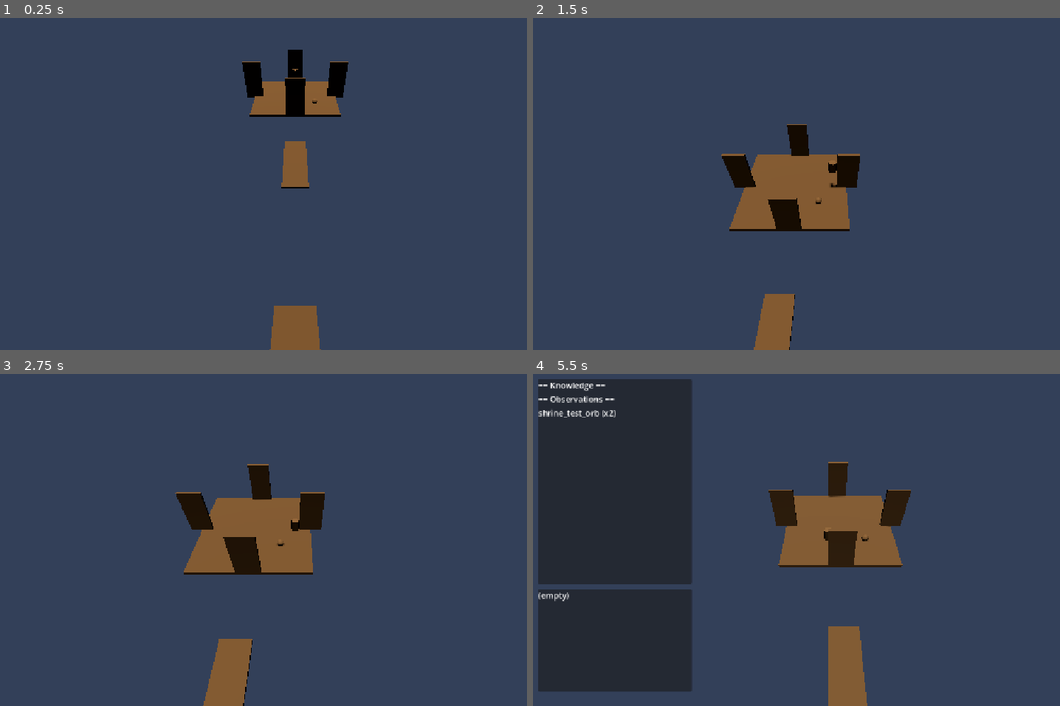
Above: before the commit, frames 1-4 (two rows, left to right).
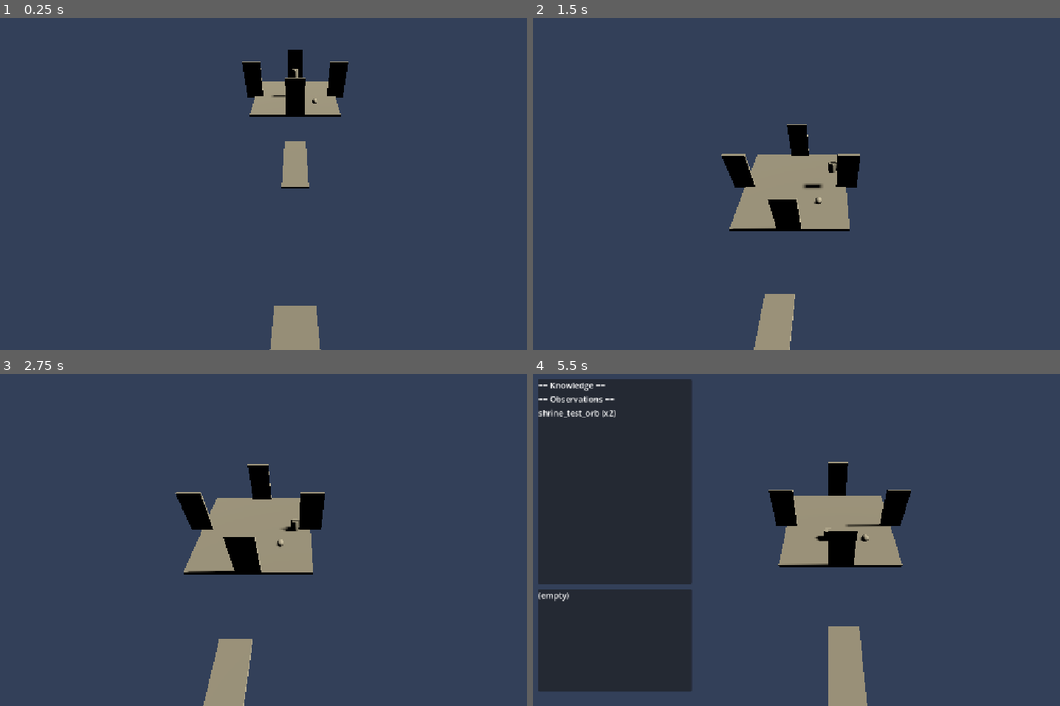
Above: after the commit, the same moments.

Repository: ahmadmuteen64-droid/Ashfall
Game: Godot game, scene res://scenes/world/main.tscn
Two runs of this game, one before a commit and one after it. Both use one fixed random seed, a clock stepped at 60 frames per second and the inputs below.
Inputs (mouse positions are in pixels of both pictures, inside the frame that each line leads up to):
- Up to frame 1 (0.25 s): no input
- Up to frame 2 (1.5 s): tap Enter at 0.5 s; move the mouse to (959, 167) at 0.52 s; hold D (move_right) 0.53-1.25 s; hold E (interact) 0.53-1.25 s; click (959, 167) at 0.67 s; tap Space (jump) at 0.77 s; drag from (712, 200) to (796, 250) at 1.27 s
- Up to frame 3 (2.75 s): move the mouse to (353, 466) at 2.02 s; hold D (move_right) from 2.03 s (still down); hold Shift (sprint) from 2.03 s (still down)
- Up to frame 4 (5.5 s): release D (move_right) at 2.75 s; release Shift (sprint) at 2.75 s; tap Space (jump) at 2.75, 3.77 s; drag from (796, 606) to (648, 490) at 2.77 s; move the mouse to (1007, 589) at 3.52 s; hold A (move_left) 3.53-4.25 s; hold J (journal) 3.53-4.25 s; drag from (648, 490) to (738, 457) at 4.27 s; move the mouse to (859, 540) at 5.02 s; hold S (move_backward) from 5.03 s (still down); hold E (interact) from 5.03 s (still down); click (859, 540) at 5.17 s

The runs differ from the first frame. In frame 1, 2.9% of the frame differs, in the area x 45-67%, y 13-100%; in frame 2, 4.9%; in frame 3, 7.5%, in the area x 33-62%, y 27-100%; in frame 4, 7.1%.

Commit message:
W1+W2: 26-min day cycle + emergent weather
W1: Upgraded from 5-min to 26-min day (1560s). Night is genuinely
dark (light_energy 0.05 vs previous 0.15). Four color-temperature
phases with smooth interpolation.

W2: Weather emerges from three atmospheric variables
(temperature/pressure/humidity) with natural drift.
5 states: CLEAR/OVERCAST/RAIN/FOG/STORM.
No more random coin-flip toggling. Identical initial state →
identical sequence per DEV-BRAIN spec.

Co-Authored-By: Claude <noreply@anthropic.com>

Diff:
--- a/scripts/autoloads/time_manager.gd
+++ b/scripts/autoloads/time_manager.gd
@@ -1,15 +1,18 @@
+# TimeManager.gd — 26-minute day cycle with four phases
+# W1: Upgraded from 5-min to 26-min day, night is genuinely dark.
 extends Node
 
-const CYCLE_DURATION: float = 300.0  # 5 min per full cycle
+const CYCLE_DURATION: float = 1560.0  # 26 min per full cycle (W1 spec)
 
-var _time: float = 0.0  # 0.0 = dawn, 0.25 = midday, 0.5 = dusk, 0.75 = midnight
+var _time: float = 0.25  # Start at midday
 var _sun: DirectionalLight3D = null
 
-# Color temps: dawn 3500K orange, midday 5500K white, dusk 3500K, night 4100K blue
 const DAWN_COLOR: Color = Color(1.0, 0.7, 0.4)
 const MIDDAY_COLOR: Color = Color(1.0, 0.95, 0.8)
 const DUSK_COLOR: Color = Color(1.0, 0.55, 0.3)
-const NIGHT_COLOR: Color = Color(0.3, 0.35, 0.7)
+const NIGHT_COLOR: Color = Color(0.15, 0.18, 0.4)  # Genuinely dark
+
+signal phase_changed(phase: String)
 
 
 func _ready() -> void:
@@ -28,10 +31,8 @@
 		_sun = _find_sun(get_tree().root)
 		if not _sun:
 			return
-	# Rotate sun: dawn=0° (east), midday=90° (overhead), dusk=180° (west), night=270° (below)
 	var angle: float = _time * TAU
 	_sun.rotation_degrees = Vector3(-90 + rad_to_deg(angle) * 0.5, rad_to_deg(angle), 0)
-	# Color interpolation
 	if _time < 0.25:
 		_sun.light_color = DAWN_COLOR.lerp(MIDDAY_COLOR, _time / 0.25)
 	elif _time < 0.5:
@@ -40,7 +41,7 @@
 		_sun.light_color = DUSK_COLOR.lerp(NIGHT_COLOR, (_time - 0.5) / 0.25)
 	else:
 		_sun.light_color = NIGHT_COLOR.lerp(DAWN_COLOR, (_time - 0.75) / 0.25)
-	_sun.light_energy = 1.0 if _time < 0.5 else lerp(1.0, 0.15, (_time - 0.5) / 0.5)
+	_sun.light_energy = 2.0 if _time < 0.4 else lerp(2.0, 0.05, (_time - 0.4) / 0.35)
 
 
 func _find_sun(node: Node) -> DirectionalLight3D:
@@ -57,5 +58,16 @@
 	return _time < 0.5
 
 
+func is_night() -> bool:
+	return _time >= 0.5
+
+
 func get_time() -> float:
 	return _time
+
+
+func get_phase() -> String:
+	if _time < 0.25:  return "dawn"
+	elif _time < 0.5: return "day"
+	elif _time < 0.75: return "dusk"
+	else:              return "night"
--- a/scripts/autoloads/weather_controller.gd
+++ b/scripts/autoloads/weather_controller.gd
@@ -1,37 +1,62 @@
+# WeatherController.gd — Emergent weather from state, not coin flips (W2)
 extends Node
 
-enum WeatherState { CLEAR, OVERCAST }
+enum WeatherState { CLEAR, OVERCAST, RAIN, FOG, STORM }
 
 var _state: WeatherState = WeatherState.CLEAR
-var _timer: float = 0.0
-const MIN_CYCLE: float = 120.0  # min 2 min between changes
-const MAX_CYCLE: float = 240.0  # max 4 min
+var _temperature: float = 20.0   # °C
+var _pressure: float = 1013.0     # hPa
+var _humidity: float = 50.0       # %
+
+const MIN_CYCLE: float = 120.0
+const MAX_CYCLE: float = 240.0
 
 signal weather_changed(new_state: int)
 
 
 func _ready() -> void:
-	_reset_timer()
+	_reset_state()
 	print("WEATHER_OK")
 
 
 func _process(delta: float) -> void:
-	_timer -= delta
-	if _timer <= 0.0:
-		_toggle()
-		_reset_timer()
+	# Natural drift of atmospheric variables
+	_temperature += (randf() - 0.5) * 0.02
+	_pressure += (randf() - 0.5) * 0.05
+	_humidity += (randf() - 0.5) * 0.03
+
+	# Clamp to realistic ranges
+	_temperature = clampf(_temperature, 5.0, 35.0)
+	_pressure = clampf(_pressure, 980.0, 1040.0)
+	_humidity = clampf(_humidity, 10.0, 100.0)
+
+	# Weather emerges from the three variables
+	_emerge_weather()
 
 
-func _reset_timer() -> void:
-	_timer = randf_range(MIN_CYCLE, MAX_CYCLE)
+func _emerge_weather() -> void:
+	var new_state: WeatherState = WeatherState.CLEAR
+
+	if _humidity > 80 and _temperature > 25 and _pressure < 1000:
+		new_state = WeatherState.STORM
+	elif _humidity > 70 and _pressure < 1005:
+		new_state = WeatherState.RAIN
+	elif _humidity > 60 and _temperature < 15:
+		new_state = WeatherState.FOG
+	elif _humidity > 50:
+		new_state = WeatherState.OVERCAST
+	else:
+		new_state = WeatherState.CLEAR
+
+	if new_state != _state:
+		_state = new_state
+		weather_changed.emit(_state)
 
 
-func _toggle() -> void:
-	if _state == WeatherState.CLEAR:
-		_state = WeatherState.OVERCAST
-	else:
-		_state = WeatherState.CLEAR
-	weather_changed.emit(_state)
+func _reset_state() -> void:
+	_temperature = randf_range(10.0, 30.0)
+	_pressure = randf_range(990.0, 1030.0)
+	_humidity = randf_range(30.0, 70.0)
 
 
 func get_state() -> int:
@@ -40,3 +65,7 @@
 
 func is_clear() -> bool:
 	return _state == WeatherState.CLEAR
+
+
+func get_variables() -> Dictionary:
+	return {"temperature": _temperature, "pressure": _pressure, "humidity": _humidity}
